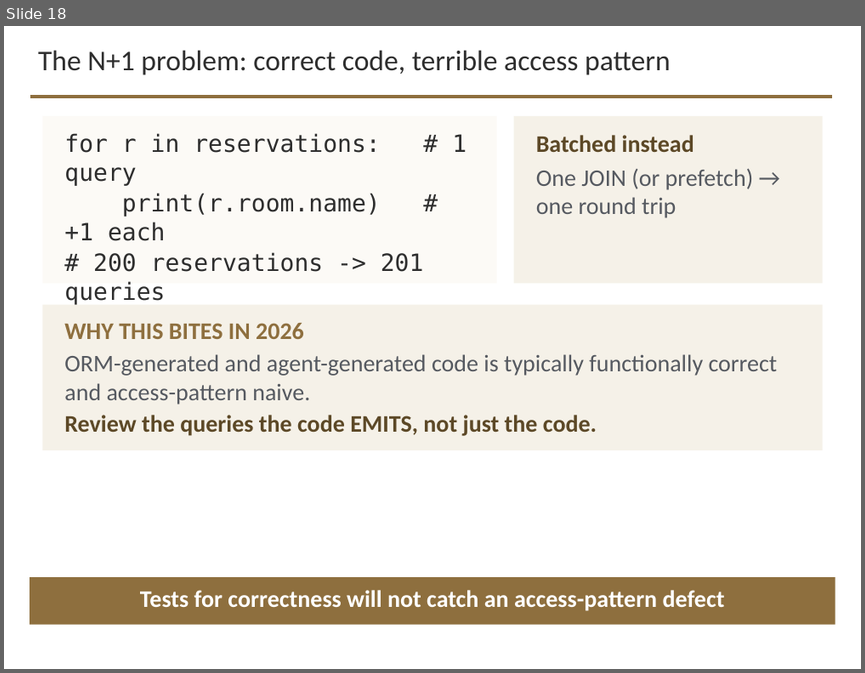
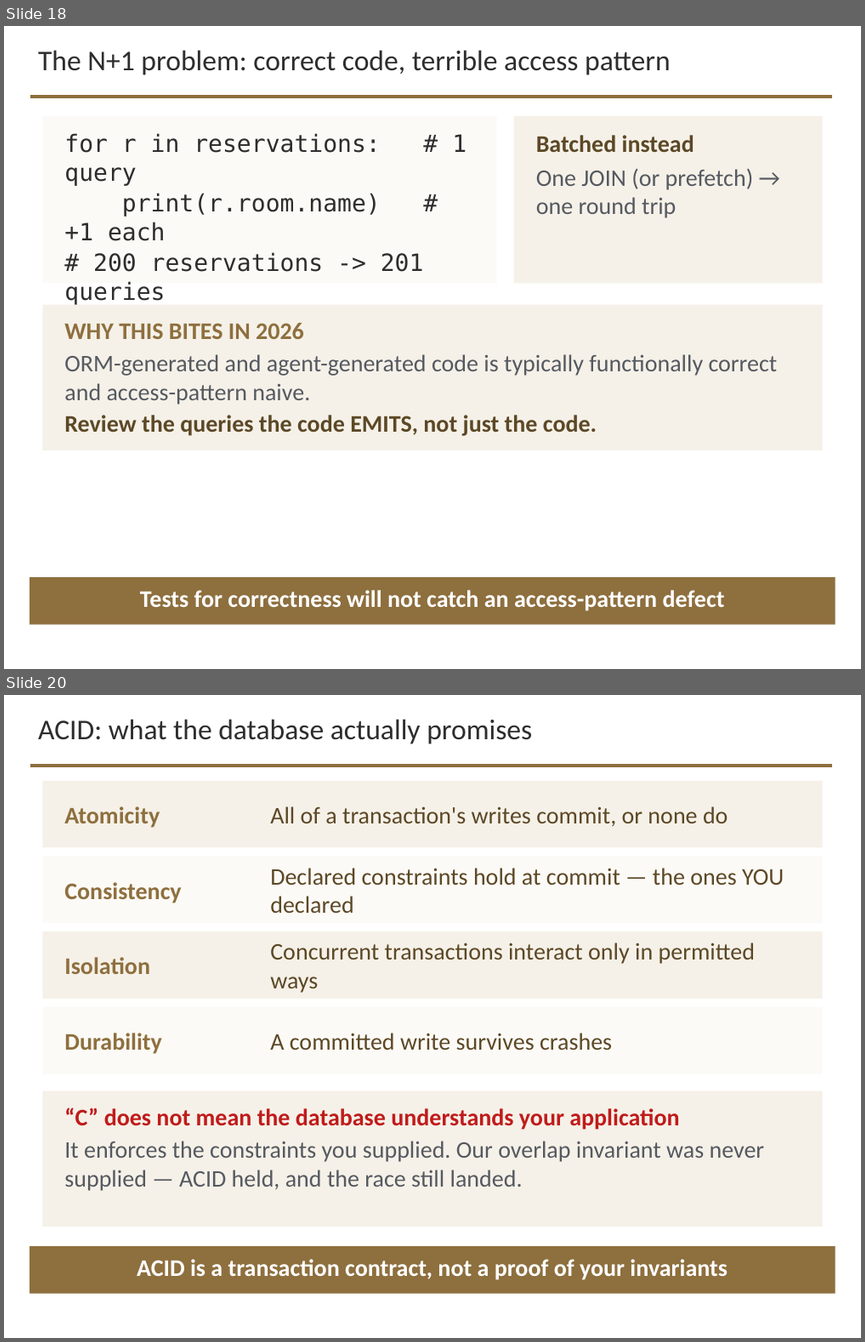
Before and after one commit to davisjam/model-based-agentic-software-engineering, a slide deck: course/lectures/act-3-software-in-the-world/02-compute-environments-and-data-management/3-2-Data-Management.pptx. Shown one above the other, each under a label of ours: slide 18 before the commit, slides 18 and 20 after it; the slides between them are not shown. The pictures are 865x673 and 865x1342 pixels, drawn with LibreOffice and Linux fonts; fonts in the diff are those of the drawing; background and template pictures are left out. Boxes give left, top, right and bottom in pixels: in the first picture for what was removed or moved away, otherwise in the second. Text is boxed around its words. In the diff, an @@ line names an element or a change of style, - is before the commit and + after.

```diff
--- a/course/lectures/act-3-software-in-the-world/02-compute-environments-and-data-management/3-2-Data-Management.pptx
+++ b/course/lectures/act-3-software-in-the-world/02-compute-environments-and-data-management/3-2-Data-Management.pptx
@@ slide 20 added at (x1=4, y1=695, x2=861, y2=1338), background #FFFFFF; not listed: 1 template element that a slide beside it also shows @@
@@ text added at (x1=38, y1=719, x2=532, y2=744), 24 pt, text #2D2D2D @@
+ACID: what the database actually promises
@@ rectangle added at (x1=42, y1=781, x2=823, y2=847), fill #F5F1E8 @@
@@ text added at (x1=64, y1=806, x2=160, y2=828), 20 pt, text #8E6F3E, bold @@
+Atomicity
@@ text added at (x1=270, y1=806, x2=727, y2=827), 20 pt, text #5C4826 @@
+All of a transaction's writes commit, or none do
@@ rectangle added at (x1=42, y1=857, x2=823, y2=923), fill #FCFAF6 @@
@@ text added at (x1=270, y1=868, x2=783, y2=913), 20 pt, text #5C4826 @@
+Declared constraints hold at commit — the ones YOU declared
@@ text added at (x1=64, y1=882, x2=181, y2=903), 20 pt, text #8E6F3E, bold @@
+Consistency
@@ rectangle added at (x1=42, y1=931, x2=823, y2=998), fill #F5F1E8 @@
@@ text added at (x1=270, y1=942, x2=755, y2=993), 20 pt, text #5C4826 @@
+Concurrent transactions interact only in permitted ways
@@ text added at (x1=64, y1=957, x2=150, y2=974), 20 pt, text #8E6F3E, bold @@
+Isolation
@@ rectangle added at (x1=42, y1=1007, x2=823, y2=1074), fill #FCFAF6 @@
@@ text added at (x1=64, y1=1032, x2=162, y2=1054), 20 pt, text #8E6F3E, bold @@
+Durability
@@ text added at (x1=270, y1=1032, x2=612, y2=1049), 20 pt, text #5C4826 @@
+A committed write survives crashes
@@ rectangle added at (x1=42, y1=1091, x2=823, y2=1226), fill #F5F1E8 @@
@@ text added at (x1=64, y1=1107, x2=765, y2=1191), 20 pt, text #555960 @@
+“C” does not mean the database understands your application
+It enforces the constraints you supplied. Our overlap invariant was never supplied — ACID held, and the race still landed.
@@ rectangle added at (x1=30, y1=1246, x2=835, y2=1293), fill #8E6F3E @@
@@ text added at (x1=137, y1=1259, x2=727, y2=1280), 20 pt, text #FFFFFF, bold @@
+ACID is a transaction contract, not a proof of your invariants
```
Also in this commit, not shown: 5 other slides added.
